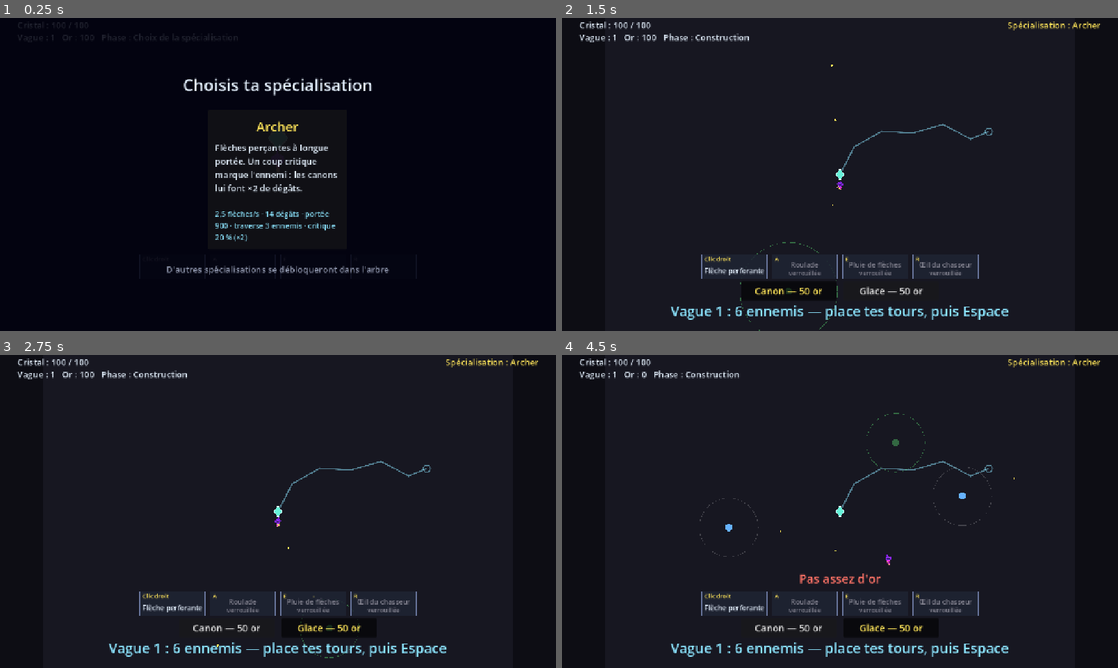
Above: before the commit, frames 1-4 (two rows, left to right).
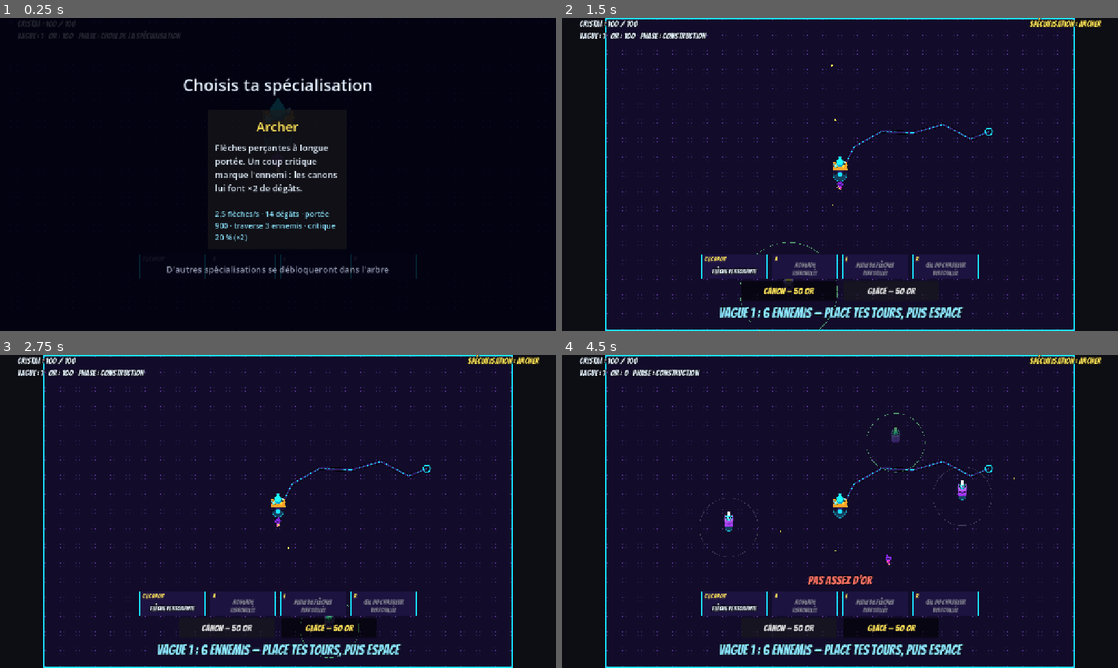
Above: after the commit, the same moments.

Repository: keutarcrash-sudo/first-game
Game: Godot game, scene res://src/game/main.tscn
Two runs of this game, one before a commit and one after it. Both use one fixed random seed, a clock stepped at 60 frames per second and the inputs below.
Inputs (mouse positions are in pixels of both pictures, inside the frame that each line leads up to):
- Up to frame 1 (0.25 s): no input
- Up to frame 2 (1.5 s): click (840, 180) at 0.5 s; click "Canon — 50 or" at 1.25 s
- Up to frame 3 (2.75 s): click "Glace — 50 or" at 2 s
- Up to frame 4 (4.5 s): move the mouse to (962, 495) at 2.77 s; hold D (move_right) 2.78-3.53 s; tap A (ability_a) at 2.85 s; click (962, 495) at 2.92 s; move the mouse to (728, 527) at 3.52 s; hold S (move_down) 3.53-4.28 s; tap E (ability_e) at 3.6 s; click (728, 527) at 3.67 s; move the mouse to (895, 442) at 4.27 s; hold D (move_right) from 4.28 s (still down); right-click (895, 442) at 4.35 s; click (895, 442) at 4.42 s

The runs differ from the first frame. In frame 1, 0.3% of the frame differs, in the area x 3-53%, y 1-30%; in frame 2, 6.9%; in frame 3, 6.8%; in frame 4, 7.3%, in the area x 3-97%, y 0-100%.

Commit message:
feat: tours, cristal, sol et polices néon (passe graphique 1)
Tours et chariot à cristal en images, halos de couleur, aperçu de pose
teinté, sol néon en trame de points, trajet en trois traits, polices
Bangers et Bungee (SIL OFL 1.1) pour l'affichage.

Co-Authored-By: Claude Opus 5.5 <noreply@anthropic.com>
Claude-Session: https://claude.ai/code/session_01UVM1eXdfi8dYgM4xtfgzQe

Diff:
--- a/src/crystal/crystal.gd
+++ b/src/crystal/crystal.gd
@@ -3,9 +3,15 @@
 class_name Crystal
 extends Node2D
 
-const COLOR := Color(0.4, 0.95, 0.85)
-const OUTLINE_COLOR := Color(0.85, 1.0, 0.97)
-const OUTLINE_WIDTH := 3.0
+const HALO_COLOR := Color(0.1, 0.89, 1.0)
+const HALO_FILL_ALPHA := 0.25
+const HALO_EDGE_ALPHA := 0.7
+const HALO_EDGE_WIDTH := 3.0
+## Halo radius is the crystal radius times (1 + amplitude * sin(...)).
+const HALO_BASE_SCALE := 1.15
+const HALO_PULSE_AMPLITUDE := 0.12
+const HALO_PULSE_SPEED := 3.0
+const HALO_POINTS := 48
 
 ## Emitted after every change of hit points.
 signal health_changed(current_hp: float, max_hp: float)
@@ -26,6 +32,7 @@
 var max_hp: float
 
 var _path: CrystalPath
+var _sprite: DirectionalSprite
 var _distance: float = 0.0
 var _travelling: bool = false
 
@@ -39,6 +46,16 @@
 	max_hp = stats.crystal_max_hp + max_hp_bonus
 	current_hp = max_hp
 	queue_redraw()
+
+
+## Gives the crystal its cart image: [param sheet] drawn [param height_px] tall.
+## A cyan halo pulses under it.
+func set_visual(sheet: SpriteSheet, height_px: float) -> void:
+	if _sprite == null:
+		_sprite = DirectionalSprite.new()
+		add_child(_sprite)
+	_sprite.setup(sheet, height_px)
+	_sprite.play(&"idle")
 
 
 ## Starts walking [param path] from its beginning, at [member speed]. Restarts
@@ -59,6 +76,10 @@
 ## True while the crystal is walking along a path.
 func is_travelling() -> bool:
 	return _travelling
+
+
+func _process(_delta: float) -> void:
+	queue_redraw()  # The halo pulses with time.
 
 
 func _physics_process(delta: float) -> void:
@@ -93,10 +114,7 @@
 
 
 func _draw() -> void:
-	var points := PackedVector2Array([
-		Vector2(0.0, -radius), Vector2(radius * 0.8, 0.0),
-		Vector2(0.0, radius), Vector2(-radius * 0.8, 0.0),
-	])
-	draw_colored_polygon(points, COLOR)
-	points.append(points[0])
-	draw_polyline(points, OUTLINE_COLOR, OUTLINE_WIDTH)
+	var time: float = Time.get_ticks_msec() / 1000.0
+	var halo_radius: float = radius * (HALO_BASE_SCALE + HALO_PULSE_AMPLITUDE * sin(time * HALO_PULSE_SPEED))
+	draw_circle(Vector2.ZERO, halo_radius, Color(HALO_COLOR, HALO_FILL_ALPHA))
+	draw_arc(Vector2.ZERO, halo_radius, 0.0, TAU, HALO_POINTS, Color(HALO_COLOR, HALO_EDGE_ALPHA), HALO_EDGE_WIDTH, true)
--- a/src/game/main.gd
+++ b/src/game/main.gd
@@ -1,4 +1,4 @@
-## Arena (stories 001-003): dark background, visible arena bounds, the hero,
+## Arena (stories 001-003): neon floor with visible arena bounds ([NeonFloor]), the hero,
 ## the crystal and the wave spawner. Loads the tuning data once and hands it
 ## to each part. When the crystal is destroyed the whole tree is paused, which
 ## stops spawning, enemies, bullets and the hero, and the defeat screen opens
@@ -23,9 +23,6 @@
 const ABILITIES_PATH := "res://assets/data/abilities.json"
 const VISUALS_PATH := "res://assets/data/visuals.json"
 const SAVE_PATH := "user://progress.json"
-const FLOOR_COLOR := Color(0.09, 0.09, 0.13)
-const BORDER_COLOR := Color(0.4, 0.45, 0.6)
-const BORDER_WIDTH := 4.0
 ## Id prefix of the "Nouvelle compétence" cards, followed by the slot (a, e, r).
 const UNLOCK_CARD_PREFIX := "unlock_ability_"
 
@@ -74,7 +71,10 @@
 	_visuals = VisualStats.load_from_file(VISUALS_PATH)
 	var default_sheet: SpriteSheet = null if _visuals == null else _sheet_for(_visuals.hero_sheet("default"))
 	var enemy_sheet: SpriteSheet = null if _visuals == null else _sheet_for(_visuals.enemy_sheet)
-	if default_sheet == null or enemy_sheet == null or _skill_tree == null or _ability_catalog == null or stats == null or defence == null or curve == null or economy == null or towers == null:
+	var cannon_sheet: SpriteSheet = null if _visuals == null else _sheet_for(_visuals.cannon_sheet)
+	var frost_sheet: SpriteSheet = null if _visuals == null else _sheet_for(_visuals.frost_sheet)
+	var crystal_sheet: SpriteSheet = null if _visuals == null else _sheet_for(_visuals.crystal_sheet)
+	if default_sheet == null or enemy_sheet == null or cannon_sheet == null or frost_sheet == null or crystal_sheet == null or _skill_tree == null or _ability_catalog == null or stats == null or defence == null or curve == null or economy == null or towers == null:
 		_hero.queue_free()
 		_crystal.queue_free()
 		_placer.queue_free()
@@ -91,6 +91,7 @@
 	_hero.set_visual(default_sheet, _visuals.height("hero"))
 	_crystal.global_position = _field_rect.get_center()
 	_crystal.setup(defence, _skill_tree.crystal_max_hp_bonus(owned))
+	_crystal.set_visual(crystal_sheet, _visuals.height("crystal"))
 	# The hero starts below the crystal, not on top of it.
 	_hero.global_position = _crystal.global_position + Vector2(0.0, defence.crystal_radius + stats.hero_radius + defence.hero_start_gap)
 	_hud.bind(_crystal)
@@ -112,6 +113,11 @@
 	add_child(_path_view)
 	move_child(_path_view, 0)
 	_path_view.setup(_state)
+	# The floor goes under everything, the path view included.
+	var floor_view := NeonFloor.new()
+	add_child(floor_view)
+	move_child(floor_view, 0)
+	floor_view.setup(_field_rect)
 	_camera = GameCamera.new()
 	add_child(_camera)
 	_camera.setup(_hero, _field_rect, _state)
@@ -130,6 +136,7 @@
 	designator.setup(_state, _enemies, towers)
 	_spawner.wave_finished.connect(func(_wave_number: int) -> void: designator.clear())
 	_placer.setup(towers, _state, _field_rect, _crystal, _towers, _enemies, _bullets, rules, modifiers, designator)
+	_placer.set_visuals(cannon_sheet, _visuals.height("cannon"), frost_sheet, _visuals.height("frost"))
 	_hud.bind_tower_build(towers)
 	_hud.tower_kind_chosen.connect(_placer.select_kind)
 	_placer.not_enough_gold.connect(_hud.show_not_enough_gold)
@@ -147,7 +154,6 @@
 	_spec_screen.specialization_chosen.connect(_on_spec_chosen)
 	_state.begin_spec_choice()
 	_spec_screen.show_specs(_specs.unlocked(_skill_tree.unlocked_spec_ids(owned)))
-	queue_redraw()
 
 
 ## The sheet of [param dir], loaded the first time and shared afterwards
@@ -159,11 +165,6 @@
 			return null
 		_sheets[dir] = sheet
 	return _sheets[dir]
-
-
-func _draw() -> void:
-	draw_rect(_field_rect, FLOOR_COLOR)
-	draw_rect(_field_rect, BORDER_COLOR, false, BORDER_WIDTH)
 
 
 ## Space launches the next wave during the build phase. This node stops
--- a/src/towers/cannon_tower.gd
+++ b/src/towers/cannon_tower.gd
@@ -29,7 +29,7 @@
 	_arena_rect = arena_rect
 	radius = stats.cannon_radius
 	attack_range = stats.cannon_range
-	_body_color = COLOR
+	_halo_color = COLOR
 
 
 func _physics_process(delta: float) -> void:
@@ -73,6 +73,7 @@
 	var direction: Vector2 = global_position.direction_to(target.global_position)
 	if direction == Vector2.ZERO:  # An enemy walking over the tower.
 		direction = Vector2.RIGHT
+	set_facing(direction.angle())
 	var bullet := HeroBullet.new()
 	bullet.configure(
 		_stats.cannon_damage * _modifiers.damage_multiplier(), _stats.cannon_bullet_speed, _stats.cannon_bullet_max_range,
--- a/src/towers/frost_tower.gd
+++ b/src/towers/frost_tower.gd
@@ -8,7 +8,7 @@
 class_name FrostTower
 extends Tower
 
-const COLOR := Color(0.4, 0.7, 1.0)
+const COLOR := Color(0.1, 0.89, 1.0)
 
 var _base_slow_factor: float
 var _base_range: float
@@ -24,7 +24,7 @@
 	_base_range = stats.frost_range
 	radius = stats.frost_radius
 	attack_range = _base_range
-	_body_color = COLOR
+	_halo_color = COLOR
 
 
 func _physics_process(_delta: float) -> void:
--- a/src/towers/tower.gd
+++ b/src/towers/tower.gd
@@ -1,20 +1,44 @@
-## Base of the placed towers (story 004): a coloured disc with a faint ring
-## showing its range. Subclasses set [member _body_color] in their setup and
-## add their behaviour in [method Node._physics_process].
+## Base of the placed towers (story 004): a coloured halo on the ground, the
+## tower image on top of it, and a faint ring showing its range. Subclasses set
+## [member _halo_color] in their setup and add their behaviour in
+## [method Node._physics_process]. The image is a [DirectionalSprite] child, drawn
+## after (so over) the halo.
 class_name Tower
 extends Node2D
 
 const RING_COLOR := Color(1.0, 1.0, 1.0, 0.18)
 const RING_WIDTH := 2.0
 const RING_POINTS := 48
+const HALO_FILL_ALPHA := 0.25
+const HALO_EDGE_ALPHA := 0.7
+const HALO_EDGE_WIDTH := 3.0
 
-## Body radius in pixels (drawing and placement footprint).
+## Body radius in pixels (placement footprint and halo size).
 var radius: float
 ## Range in pixels.
 var attack_range: float
-var _body_color: Color
+var _halo_color: Color
+var _sprite: DirectionalSprite
+
+
+## Gives the tower its image: [param sheet] drawn [param height_px] tall.
+func set_visual(sheet: SpriteSheet, height_px: float) -> void:
+	if _sprite == null:
+		_sprite = DirectionalSprite.new()
+		add_child(_sprite)
+	_sprite.setup(sheet, height_px)
+	_sprite.play(&"idle")
+
+
+## Turns the tower image toward [param angle] (radians, as [method Vector2.angle]).
+func set_facing(angle: float) -> void:
+	if _sprite != null:
+		_sprite.set_facing(angle)
 
 
 func _draw() -> void:
-	draw_circle(Vector2.ZERO, radius, _body_color)
+	var fill := Color(_halo_color, HALO_FILL_ALPHA)
+	var edge := Color(_halo_color, HALO_EDGE_ALPHA)
+	draw_circle(Vector2.ZERO, radius, fill)
+	draw_arc(Vector2.ZERO, radius, 0.0, TAU, RING_POINTS, edge, HALO_EDGE_WIDTH, true)
 	draw_arc(Vector2.ZERO, attack_range, 0.0, TAU, RING_POINTS, RING_COLOR, RING_WIDTH)
--- a/src/towers/tower_placer.gd
+++ b/src/towers/tower_placer.gd
@@ -9,8 +9,8 @@
 ## Emitted when a valid placement is refused because the gold is insufficient.
 signal not_enough_gold
 
-const VALID_COLOR := Color(0.4, 1.0, 0.5, 0.35)
-const INVALID_COLOR := Color(1.0, 0.3, 0.3, 0.35)
+const VALID_COLOR := Color(0.5, 1.0, 0.6, 0.55)
+const INVALID_COLOR := Color(1.0, 0.4, 0.4, 0.55)
 const RING_WIDTH := 2.0
 const RING_POINTS := 48
 
@@ -25,6 +25,11 @@
 var _modifiers: PlayerModifiers
 var _designator: TargetDesignator
 var _kind := TowerStats.Kind.CANNON
+var _cannon_sheet: SpriteSheet
+var _frost_sheet: SpriteSheet
+var _cannon_height: float
+var _frost_height: float
+var _preview: DirectionalSprite
 
 
 ## Gives the placer its tuning values, the game state (gold and phase), the arena,
@@ -45,6 +50,18 @@
 	_on_phase_changed(state.phase)
 
 
+## Gives the placer the tower images and their on-screen heights in pixels, used for the preview and for every placed tower. Call once, before the first frame.
+func set_visuals(cannon_sheet: SpriteSheet, cannon_height: float, frost_sheet: SpriteSheet, frost_height: float) -> void:
+	_cannon_sheet = cannon_sheet
+	_frost_sheet = frost_sheet
+	_cannon_height = cannon_height
+	_frost_height = frost_height
+	if _preview == null:
+		_preview = DirectionalSprite.new()
+		add_child(_preview)
+	_apply_preview_sheet()
+
+
 ## Frees every placed tower (towers last one wave).
 func clear_towers() -> void:
 	for child: Node in _towers.get_children():
@@ -54,17 +71,21 @@
 ## Chooses the type of tower the next click places. The cannon is selected by default.
 func select_kind(kind: TowerStats.Kind) -> void:
 	_kind = kind
+	_apply_preview_sheet()
 
 
 func _process(_delta: float) -> void:
 	queue_redraw()
+	if _preview != null:
+		_preview.position = get_local_mouse_position()
 
 
 func _draw() -> void:
 	var mouse: Vector2 = get_local_mouse_position()
 	var radius: float = _stats.radius_of(_kind)
 	var color: Color = VALID_COLOR if _is_spot_valid(mouse, radius) else INVALID_COLOR
-	draw_circle(mouse, radius, color)
+	if _preview != null:
+		_preview.tint = color
 	draw_arc(mouse, _stats.range_of(_kind), 0.0, TAU, RING_POINTS, color, RING_WIDTH)
 
 
@@ -83,6 +104,16 @@
 		not_enough_gold.emit()
 		return
 	_place(position_clicked)
+
+
+func _apply_preview_sheet() -> void:
+	if _preview == null:
+		return
+	if _kind == TowerStats.Kind.CANNON:
+		_preview.setup(_cannon_sheet, _cannon_height)
+	else:
+		_preview.setup(_frost_sheet, _frost_height)
+	_preview.play(&"idle")
 
 
 func _on_phase_changed(phase: GameState.Phase) -> void:
@@ -111,10 +142,12 @@
 	if _kind == TowerStats.Kind.CANNON:
 		var cannon := CannonTower.new()
 		cannon.setup(_stats, _enemies, _bullets, _field_rect, _rules, _modifiers, _designator)
+		cannon.set_visual(_cannon_sheet, _cannon_height)
 		tower = cannon
 	else:
 		var frost := FrostTower.new()
 		frost.setup(_stats, _enemies, _modifiers)
+		frost.set_visual(_frost_sheet, _frost_height)
 		tower = frost
 	tower.position = spot
 	_towers.add_child(tower)
--- a/src/ui/ability_bar.gd
+++ b/src/ui/ability_bar.gd
@@ -12,8 +12,8 @@
 const KEY_FONT_SIZE := 14
 const NAME_FONT_SIZE := 16
 const COOLDOWN_FONT_SIZE := 26
-const BOX_COLOR := Color(0.12, 0.14, 0.2, 0.85)
-const BORDER_COLOR := Color(0.4, 0.45, 0.6)
+const BOX_COLOR := Color("#1c1340")
+const BORDER_COLOR := Color("#19e3ff")
 const VEIL_COLOR := Color(0.0, 0.0, 0.0, 0.65)
 const TEXT_COLOR := Color(0.9, 0.95, 1.0)
 const EMPTY_COLOR := Color(0.5, 0.5, 0.55)
@@ -49,7 +49,8 @@
 func _draw() -> void:
 	if _caster == null:
 		return
-	var font: Font = ThemeDB.fallback_font
+	var font: Font = NeonFonts.title()
+	var number_font: Font = NeonFonts.numbers()
 	for i: int in SLOTS.size():
 		var slot: StringName = SLOTS[i]
 		var box := Rect2(Vector2(i * (BOX_SIZE.x + BOX_SPACING), 0.0), BOX_SIZE)
@@ -64,8 +65,9 @@
 			draw_string(font, box.position + Vector2(0.0, 30.0), def.display_name, HORIZONTAL_ALIGNMENT_CENTER, BOX_SIZE.x, NAME_FONT_SIZE, EMPTY_COLOR)
 			draw_string(font, box.position + Vector2(0.0, 48.0), "verrouillée", HORIZONTAL_ALIGNMENT_CENTER, BOX_SIZE.x, KEY_FONT_SIZE, EMPTY_COLOR)
 			continue
+		draw_string_outline(font, box.position + Vector2(0.0, 44.0), def.display_name, HORIZONTAL_ALIGNMENT_CENTER, BOX_SIZE.x, NAME_FONT_SIZE, NeonFonts.OUTLINE_SIZE, Color.BLACK)
 		draw_string(font, box.position + Vector2(0.0, 44.0), def.display_name, HORIZONTAL_ALIGNMENT_CENTER, BOX_SIZE.x, NAME_FONT_SIZE, TEXT_COLOR)
 		var left: float = _caster.cooldown_left(slot)
 		if left > 0.0:
 			draw_rect(box, VEIL_COLOR)
-			draw_string(font, box.position + Vector2(0.0, 38.0), str(ceili(left)), HORIZONTAL_ALIGNMENT_CENTER, BOX_SIZE.x, COOLDOWN_FONT_SIZE, TEXT_COLOR)
+			draw_string(number_font, box.position + Vector2(0.0, 38.0), str(ceili(left)), HORIZONTAL_ALIGNMENT_CENTER, BOX_SIZE.x, COOLDOWN_FONT_SIZE, TEXT_COLOR)
--- a/src/ui/crystal_hud.gd
+++ b/src/ui/crystal_hud.gd
@@ -52,16 +52,19 @@
 	_hp_label.position = HP_POSITION
 	_hp_label.add_theme_font_size_override(&"font_size", HP_FONT_SIZE)
 	_hp_label.add_theme_color_override(&"font_color", TEXT_COLOR)
+	NeonFonts.style_label(_hp_label, NeonFonts.title())
 	add_child(_hp_label)
 	_info_label = Label.new()
 	_info_label.position = INFO_POSITION
 	_info_label.add_theme_font_size_override(&"font_size", INFO_FONT_SIZE)
 	_info_label.add_theme_color_override(&"font_color", TEXT_COLOR)
+	NeonFonts.style_label(_info_label, NeonFonts.title())
 	add_child(_info_label)
 	_cards_label = Label.new()
 	_cards_label.position = CARDS_POSITION
 	_cards_label.add_theme_font_size_override(&"font_size", INFO_FONT_SIZE)
 	_cards_label.add_theme_color_override(&"font_color", PROMPT_COLOR)
+	NeonFonts.style_label(_cards_label, NeonFonts.title())
 	add_child(_cards_label)
 	_spec_label = Label.new()
 	_spec_label.set_anchors_preset(Control.PRESET_TOP_WIDE)
@@ -71,6 +74,7 @@
 	_spec_label.mouse_filter = Control.MOUSE_FILTER_IGNORE
 	_spec_label.add_theme_font_size_override(&"font_size", INFO_FONT_SIZE)
 	_spec_label.add_theme_color_override(&"font_color", SPEC_COLOR)
+	NeonFonts.style_label(_spec_label, NeonFonts.title())
 	add_child(_spec_label)
 	_prompt_label = Label.new()
 	_prompt_label.set_anchors_preset(Control.PRESET_FULL_RECT)
@@ -79,6 +83,7 @@
 	_prompt_label.vertical_alignment = VERTICAL_ALIGNMENT_BOTTOM
 	_prompt_label.add_theme_font_size_override(&"font_size", PROMPT_FONT_SIZE)
 	_prompt_label.add_theme_color_override(&"font_color", PROMPT_COLOR)
+	NeonFonts.style_label(_prompt_label, NeonFonts.title())
 	add_child(_prompt_label)
 
 
@@ -103,6 +108,7 @@
 	_message_label.vertical_alignment = VERTICAL_ALIGNMENT_BOTTOM
 	_message_label.add_theme_font_size_override(&"font_size", MESSAGE_FONT_SIZE)
 	_message_label.add_theme_color_override(&"font_color", MESSAGE_COLOR)
+	NeonFonts.style_label(_message_label, NeonFonts.title())
 	_message_label.mouse_filter = Control.MOUSE_FILTER_IGNORE
 	_message_label.visible = false
 	add_child(_message_label)
@@ -120,6 +126,7 @@
 	button.focus_mode = Control.FOCUS_NONE  # Space starts the wave: a focused button must not react to it.
 	button.custom_minimum_size = BUTTON_SIZE
 	button.add_theme_font_size_override(&"font_size", BUTTON_FONT_SIZE)
+	button.add_theme_font_override(&"font", NeonFonts.title())
 	button.add_theme_color_override(&"font_pressed_color", BUTTON_SELECTED_COLOR)
 	button.add_theme_color_override(&"font_hover_pressed_color", BUTTON_SELECTED_COLOR)
 	button.pressed.connect(_on_tower_button_pressed.bind(kind))
--- /dev/null
+++ b/src/ui/neon_fonts.gd
@@ -0,0 +1,34 @@
+## The two display fonts of the neon look (SIL OFL 1.1, see assets/fonts/OFL.txt):
+## Bangers for titles, wave, gold and onomatopoeia; Bungee for numbers.
+## Each font is loaded once and shared.
+class_name NeonFonts
+extends RefCounted
+
+const TITLE_PATH := "res://assets/fonts/Bangers-Regular.ttf"
+const NUMBERS_PATH := "res://assets/fonts/Bungee-Regular.ttf"
+## Outline thickness in pixels of the black text outline.
+const OUTLINE_SIZE := 6
+
+static var _title: FontFile
+static var _numbers: FontFile
+
+
+## Bangers, for titles and short shouted text.
+static func title() -> Font:
+	if _title == null:
+		_title = load(TITLE_PATH) as FontFile
+	return _title
+
+
+## Bungee, for numbers (cooldowns).
+static func numbers() -> Font:
+	if _numbers == null:
+		_numbers = load(NUMBERS_PATH) as FontFile
+	return _numbers
+
+
+## Gives [param label] the font [param font] and a black outline of [constant OUTLINE_SIZE].
+static func style_label(label: Label, font: Font) -> void:
+	label.add_theme_font_override(&"font", font)
+	label.add_theme_color_override(&"font_outline_color", Color.BLACK)
+	label.add_theme_constant_override(&"outline_size", OUTLINE_SIZE)
--- /dev/null
+++ b/src/visuals/neon_floor.gd
@@ -0,0 +1,39 @@
+## Neon floor of the arena: dark violet ground with a repeating grid of dots,
+## a black border and a thin cyan line just inside it. Drawn under every other
+## node; display only.
+class_name NeonFloor
+extends Node2D
+
+const FLOOR_COLOR := Color("#120c2a")
+const DOT_COLOR := Color(160.0 / 255.0, 90.0 / 255.0, 255.0 / 255.0, 0.45)
+const DOT_SPACING := 16
+const DOT_SIZE := 2
+## Offset of the dot inside its cell (centred).
+const DOT_ORIGIN := 7
+const BORDER_COLOR := Color.BLACK
+const BORDER_WIDTH := 4.0
+const EDGE_COLOR := Color("#19e3ff")
+const EDGE_WIDTH := 2.0
+
+var _field_rect: Rect2
+var _dots: ImageTexture
+
+
+## Sets the arena rectangle and builds the dot pattern texture.
+func setup(field_rect: Rect2) -> void:
+	_field_rect = field_rect
+	var image := Image.create_empty(DOT_SPACING, DOT_SPACING, false, Image.FORMAT_RGBA8)
+	for x: int in DOT_SIZE:
+		for y: int in DOT_SIZE:
+			image.set_pixel(DOT_ORIGIN + x, DOT_ORIGIN + y, DOT_COLOR)
+	_dots = ImageTexture.create_from_image(image)
+	queue_redraw()
+
+
+func _draw() -> void:
+	if _dots == null:
+		return
+	draw_rect(_field_rect, FLOOR_COLOR)
+	draw_texture_rect(_dots, _field_rect, true)
+	draw_rect(_field_rect, BORDER_COLOR, false, BORDER_WIDTH)
+	draw_rect(_field_rect.grow(-BORDER_WIDTH * 0.5 - EDGE_WIDTH * 0.5), EDGE_COLOR, false, EDGE_WIDTH)
--- a/src/waves/path_view.gd
+++ b/src/waves/path_view.gd
@@ -4,12 +4,16 @@
 class_name PathView
 extends Node2D
 
-const LINE_COLOR: Color = Color(0.55, 0.9, 1.0, 0.5)
-const LINE_WIDTH: float = 6.0
+const OUTLINE_COLOR: Color = Color.BLACK
+const OUTLINE_WIDTH: float = 18.0
+const ROAD_COLOR: Color = Color("#2a1a5e")
+const ROAD_WIDTH: float = 12.0
+const LINE_COLOR: Color = Color("#19e3ff")
+const LINE_WIDTH: float = 3.0
+const DASH_LENGTH: float = 10.0
 const START_RADIUS: float = 10.0
 const END_RADIUS: float = 18.0
 const END_RING_WIDTH: float = 5.0
-## Line colour already has alpha 0.5, so 0.5 here gives an effective 0.25.
 const COMBAT_ALPHA: float = 0.5
 const BUILD_ALPHA: float = 1.0
 
@@ -45,6 +49,9 @@
 func _draw() -> void:
 	if _path == null or _path.points.size() < 2:
 		return
-	draw_polyline(_path.points, LINE_COLOR, LINE_WIDTH, true)
+	draw_polyline(_path.points, OUTLINE_COLOR, OUTLINE_WIDTH, true)
+	draw_polyline(_path.points, ROAD_COLOR, ROAD_WIDTH, true)
+	for i: int in _path.points.size() - 1:
+		draw_dashed_line(_path.points[i], _path.points[i + 1], LINE_COLOR, LINE_WIDTH, DASH_LENGTH, true, true)
 	draw_circle(_path.points[0], START_RADIUS, LINE_COLOR)
 	draw_arc(_path.end_point(), END_RADIUS, 0.0, TAU, 32, LINE_COLOR, END_RING_WIDTH, true)
Binary file added: assets/fonts/Bangers-Regular.ttf
Binary file added: assets/fonts/Bungee-Regular.ttf
Not shown, added: assets/fonts/OFL.txt
